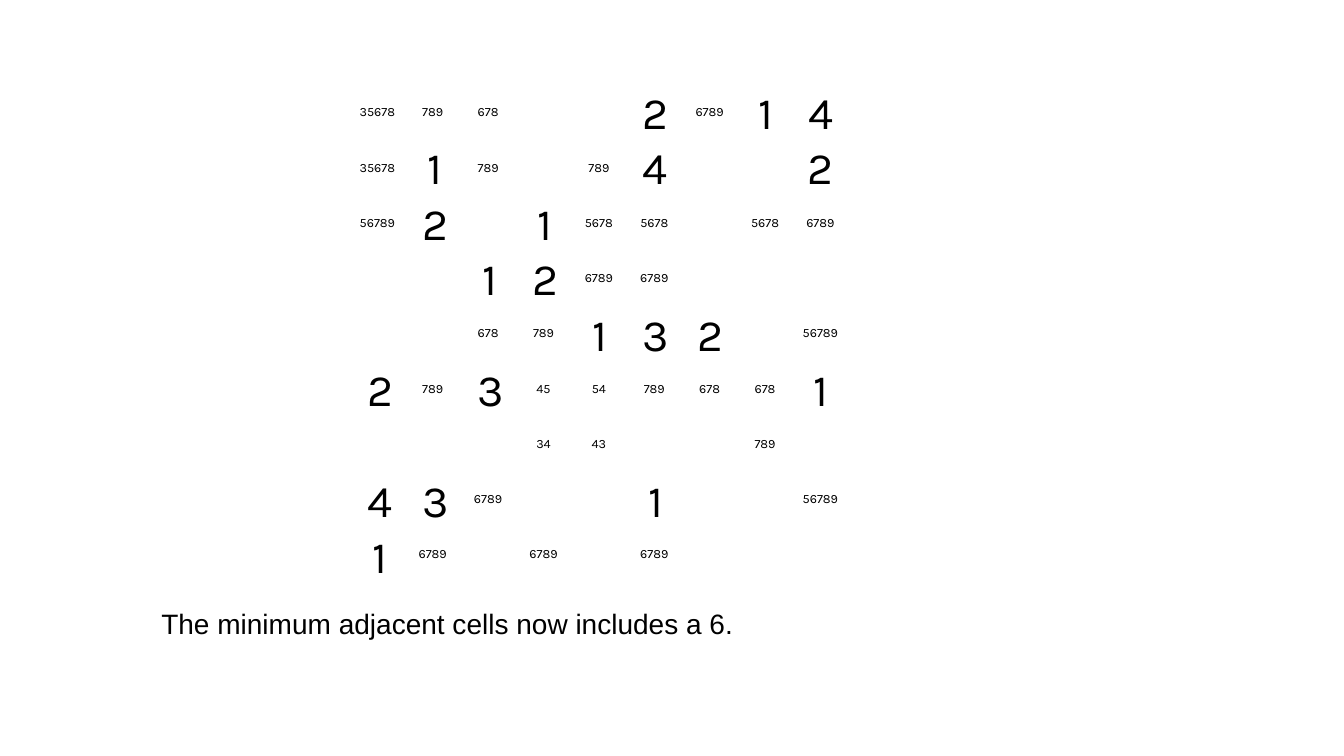
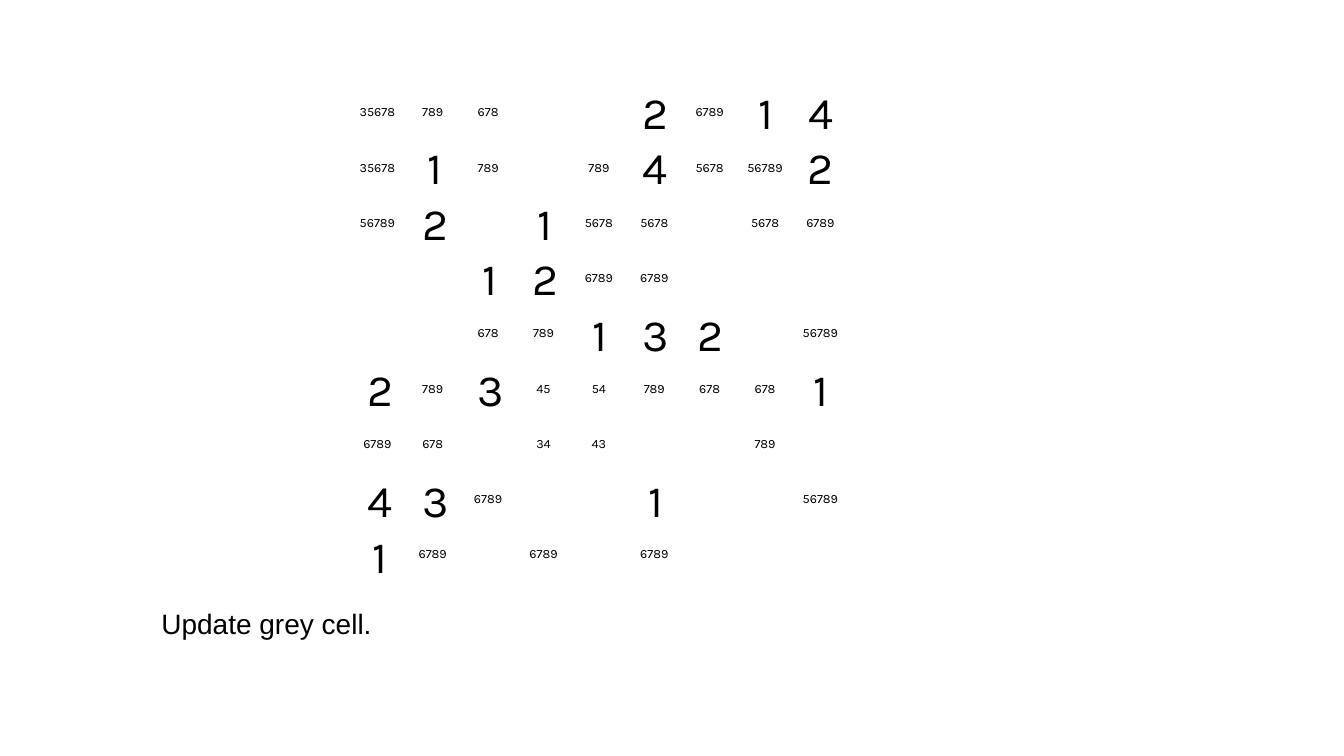
Before and after one commit to jhardis/WSJ_Number_Puzzles, a slide deck: slide 40 of 20260711_2.pptx (slide 38 before the commit). Drawn at 1344x756 pixels with LibreOffice and Linux fonts; fonts in the diff are those of the drawing; background and template pictures are left out. Boxes give left, top, right and bottom in pixels: in the first picture for what was removed or moved away, otherwise in the second. Text is boxed around its words. In the diff, an @@ line names an element or a change of style, - is before the commit and + after.

```diff
--- a/20260711_2.pptx
+++ b/20260711_2.pptx
@@ text added at (696,164,724,172), 9 pt, text #000000 @@
+5678
@@ text added at (747,164,782,172), 9 pt, text #000000 @@
+56789
@@ text added at (363,440,391,448), 9 pt, text #000000 @@
+6789
@@ text added at (422,440,443,448), 9 pt, text #000000 @@
+678
@@ text at (161,613,372,639): text changed @@
-The minimum adjacent cells now includes a 6.
+Update grey cell.
```
Also in this commit, not shown: 23 other slides changed, 1 slide removed.
